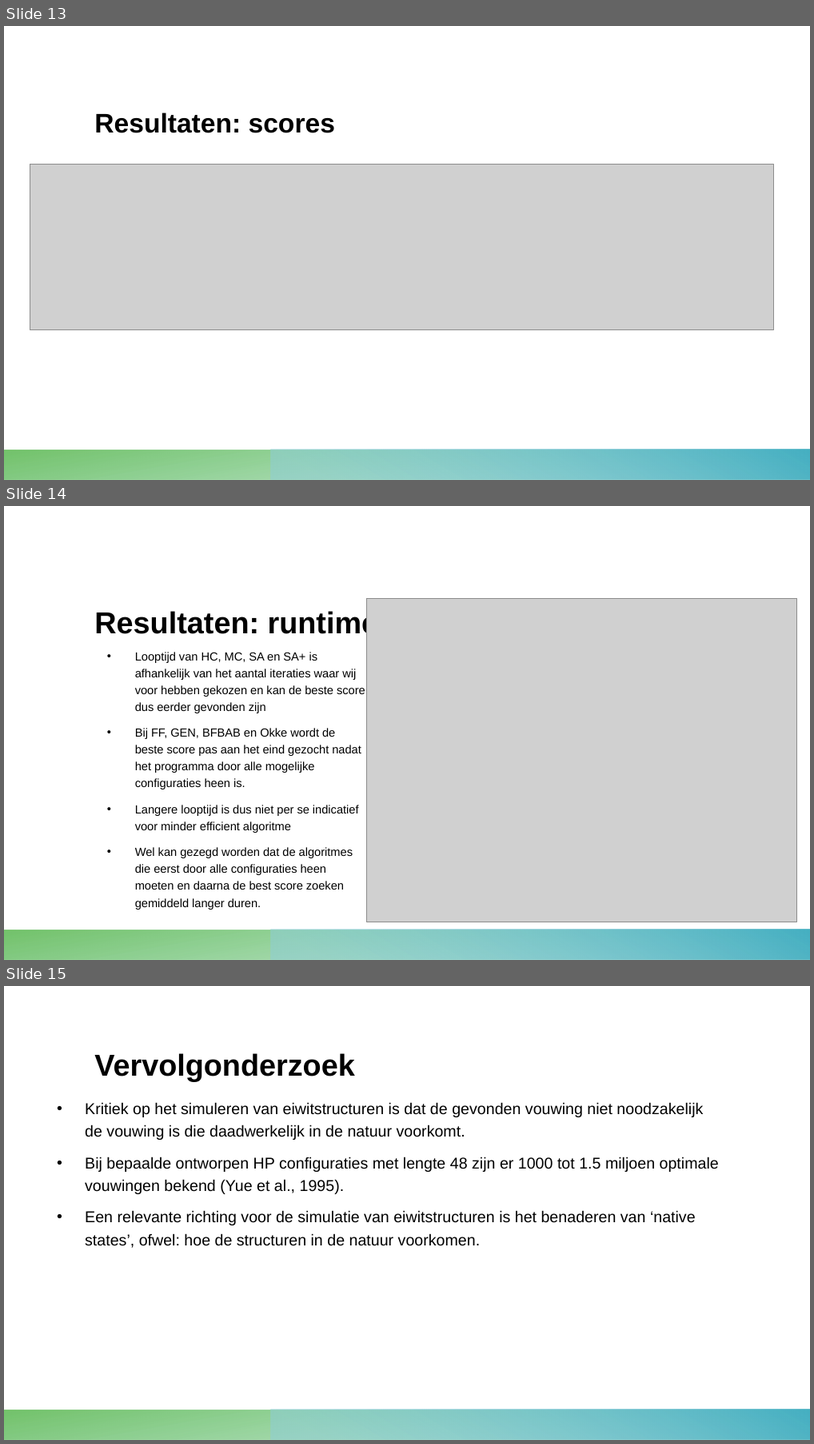
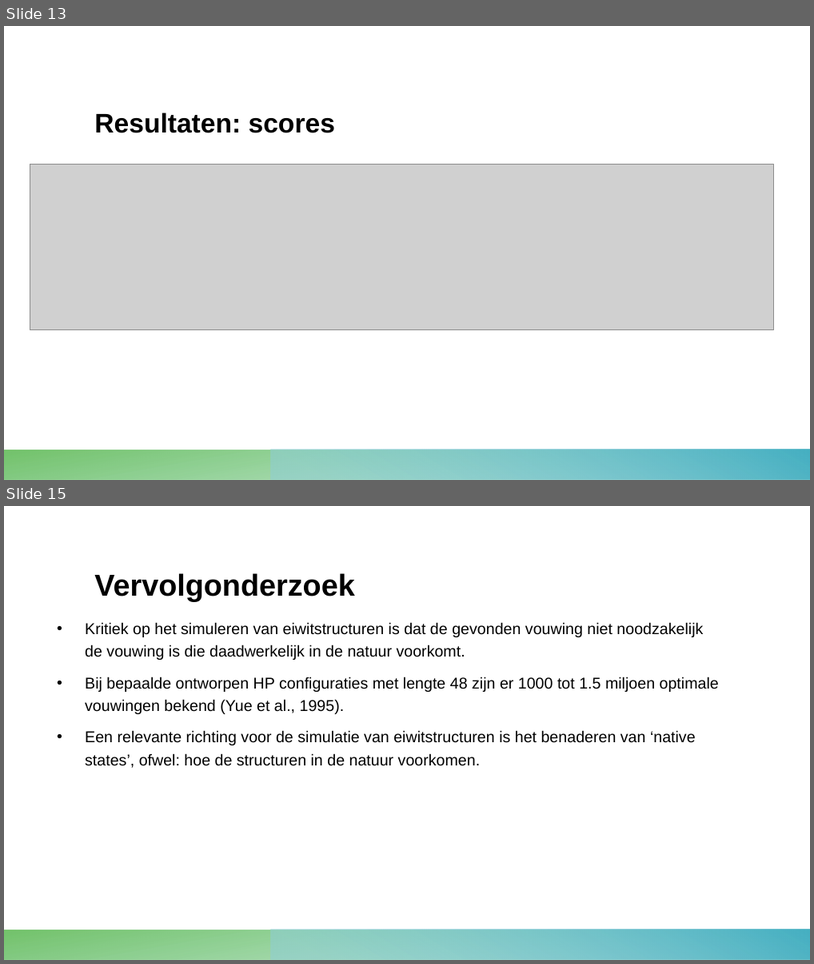
Before and after one commit to 10639780/proti, a slide deck: presentatie/finalpresentatie.pptx. Shown one above the other, each under a label of ours: slides 13, 14 and 15 before the commit, slides 13 and 15 after it; the slides between them are not shown. The pictures are 814x1444 and 814x964 pixels, drawn with LibreOffice and Linux fonts; fonts in the diff are those of the drawing; grey boxes stand for pictures. Boxes give left, top, right and bottom in pixels: in the first picture for what was removed or moved away, otherwise in the second. Text is boxed around its words. In the diff, an @@ line names an element or a change of style, - is before the commit and + after.

```diff
--- a/presentatie/finalpresentatie.pptx
+++ b/presentatie/finalpresentatie.pptx
@@ slide 14 removed at (4,506,810,960), background #FFFFFF; not listed: 2 template elements that a slide beside it also shows @@
@@ picture removed at (367,599,798,922) @@
@@ title removed at (94,610,379,640) @@
-Resultaten: runtime
@@ text removed at (135,652,366,909) @@
-• Looptijd van HC, MC, SA en SA+ is afhankelijk van het aantal iteraties waar wij voor hebben gekozen en kan de beste score dus eerder gevonden zijn
-• Bij FF, GEN, BFBAB en Okke wordt de beste score pas aan het eind gezocht nadat het programma door alle mogelijke configuraties heen is.
-• Langere looptijd is dus niet per se indicatief voor minder efficient algoritme
-• Wel kan gezegd worden dat de algoritmes die eerst door alle configuraties heen moeten en daarna de best score zoeken gemiddeld langer duren.
```
Also in this commit, not shown: 1 slide changed, 1 slide added.
